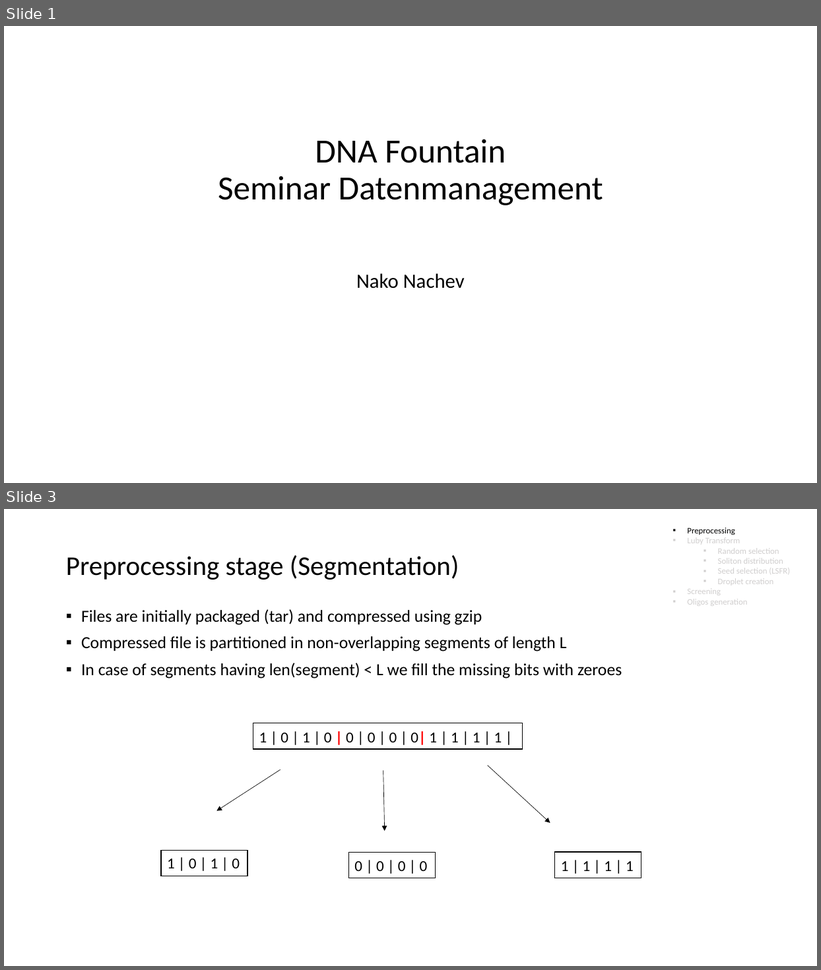
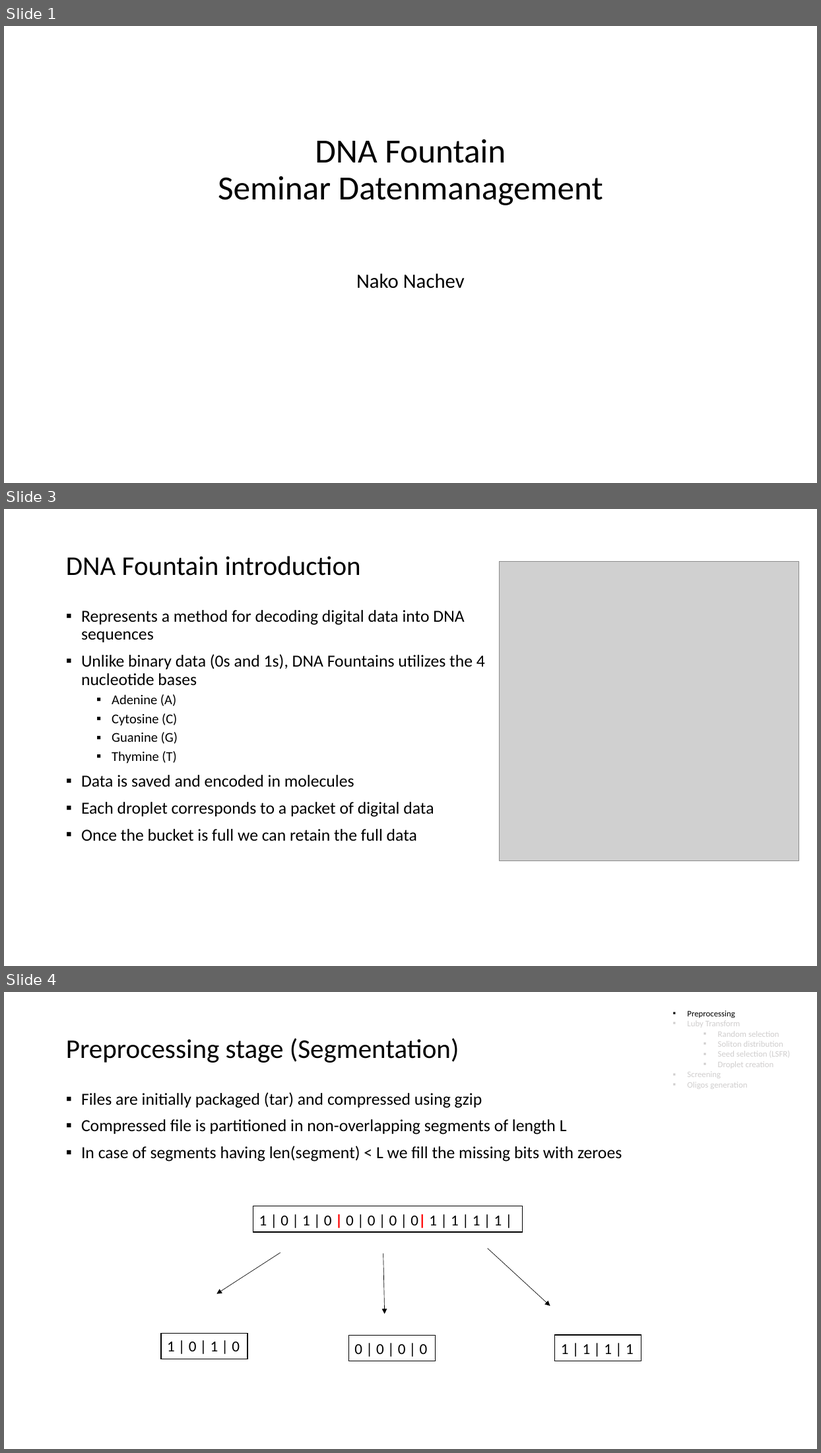
Before and after one commit to NakoNachev/dna_fountain, a slide deck: DNA Fountain_presi.pptx. Shown one above the other, each under a label of ours: slides 1 and 3 before the commit, slides 1, 3 and 4 after it; the slides between them are not shown. The pictures are 821x970 and 821x1453 pixels, drawn with LibreOffice and Linux fonts; fonts in the diff are those of the drawing; grey boxes stand for pictures. Boxes give left, top, right and bottom in pixels: in the first picture for what was removed or moved away, otherwise in the second. Text is boxed around its words. In the diff, an @@ line names an element or a change of style, - is before the commit and + after.

```diff
--- a/DNA Fountain_presi.pptx
+++ b/DNA Fountain_presi.pptx
@@ slide 3 added at bbox=[4, 509, 817, 966], background #FFFFFF @@
@@ title added at bbox=[66, 556, 361, 576], 32 pt, text #000000 @@
+DNA Fountain introduction
@@ picture added at bbox=[499, 561, 799, 861] @@
@@ text added at bbox=[81, 610, 485, 842], 20 pt, text #000000 @@
+▪ Represents a method for decoding digital data into DNA sequences
+▪ Unlike binary data (0s and 1s), DNA Fountains utilizes the 4 nucleotide bases
+  ▪ Adenine (A)
+  ▪ Cytosine (C)
+  ▪ Guanine (G)
+  ▪ Thymine (T)
+▪ Data is saved and encoded in molecules
+▪ Each droplet corresponds to a packet of digital data
+▪ Once the bucket is full we can retain the full data
@@ what was slide 3 is now slide 4 @@
```
Also in this commit, not shown: 2 slides changed, 6 other slides added.
